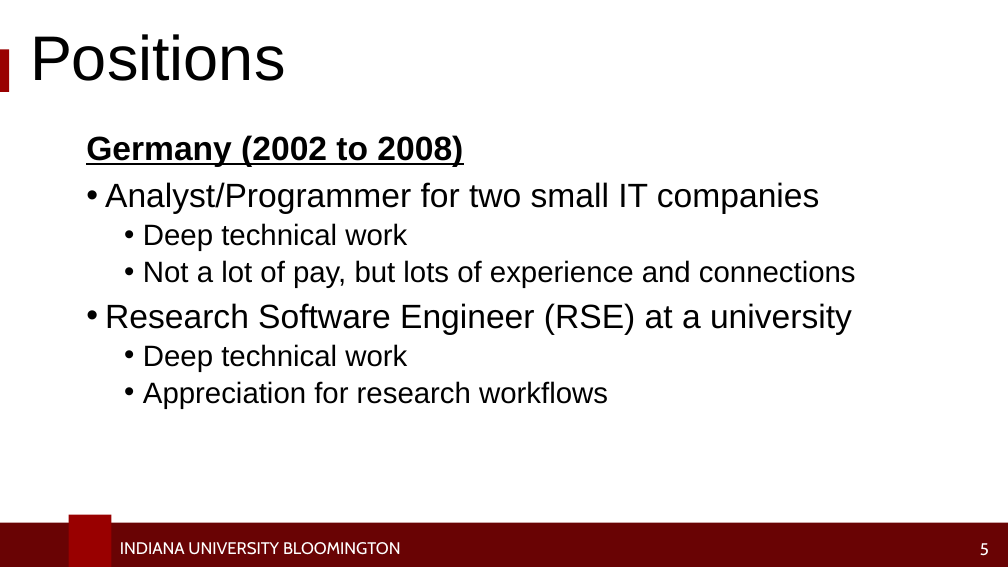
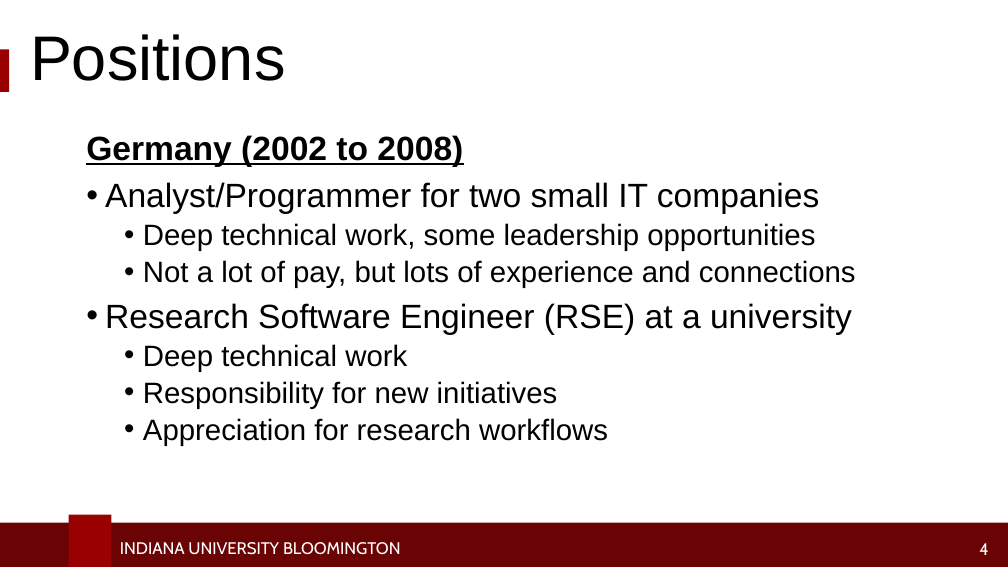
Before and after one commit to access-ci-org/Operations-STEP-2026, a slide deck: slide 4 of CareerSpotlights/RobertHenschel.pptx (slide 5 before the commit). Drawn at 1008x567 pixels with LibreOffice and Linux fonts; fonts in the diff are those of the drawing; background and template pictures are left out. Boxes give left, top, right and bottom in pixels: in the first picture for what was removed or moved away, otherwise in the second. Text is boxed around its words. In the diff, an @@ line names an element or a change of style, - is before the commit and + after.

```diff
--- a/CareerSpotlights/RobertHenschel.pptx
+++ b/CareerSpotlights/RobertHenschel.pptx
@@ text at [143, 223, 815, 251]: text changed @@
-  • Deep technical work
+  • Deep technical work, some leadership opportunities
@@ text at [143, 381, 558, 408]: paragraph added @@
+  • Responsibility for new initiatives
@@ page number at [979, 543, 988, 555]: text changed @@
-5
+4
```
Also in this commit, not shown: 4 other slides changed, 1 slide removed.
